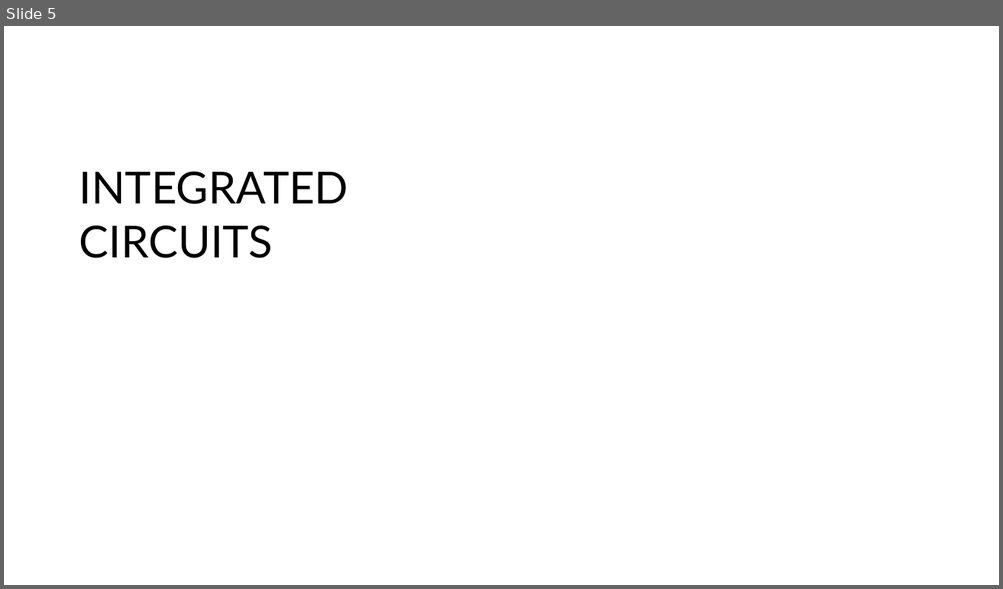
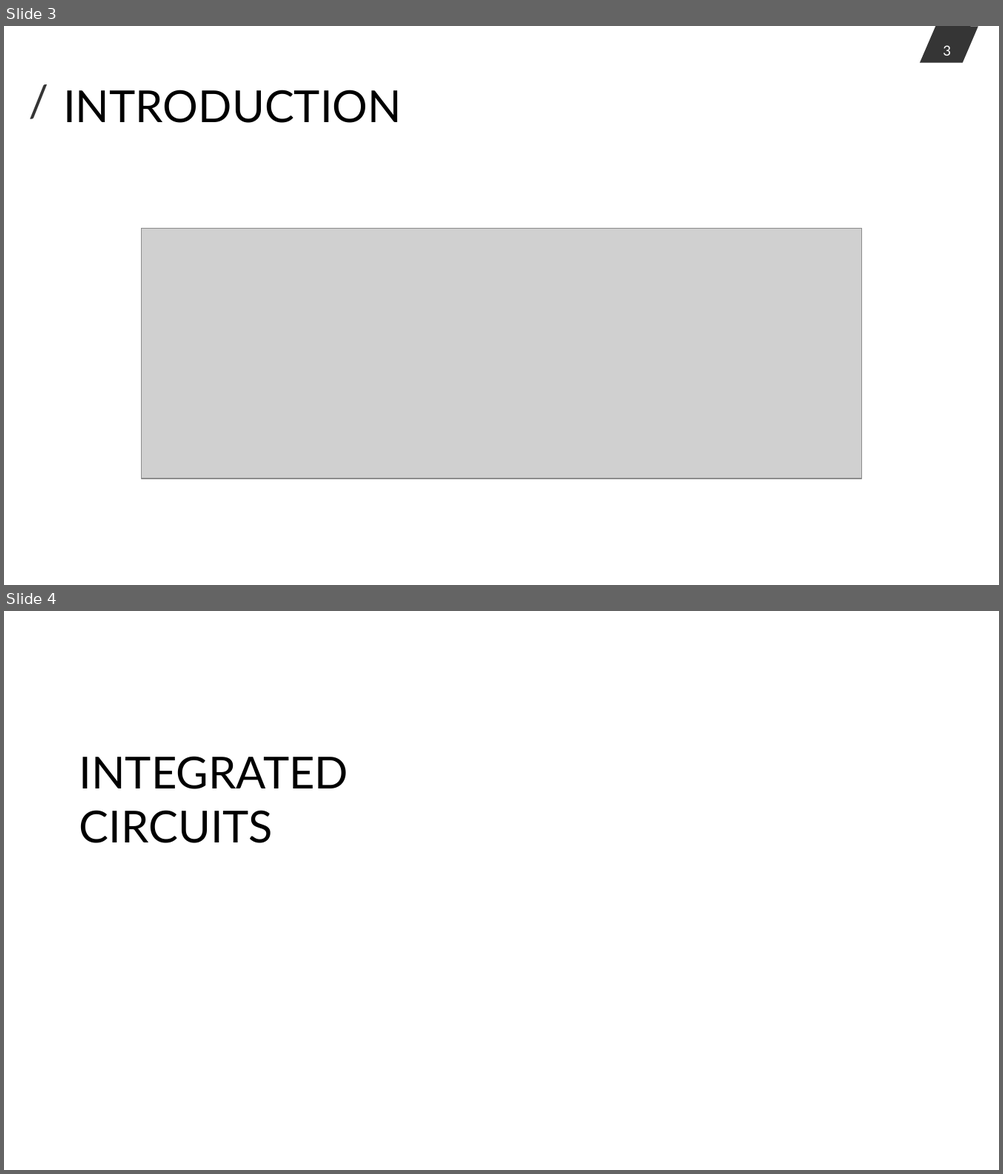
Before and after one commit to StephanStofer/hslu-iot, a slide deck: doc/presentation.pptx. Shown one above the other, each under a label of ours: slide 5 before the commit, slides 3 and 4 after it. The pictures are 1003x589 and 1003x1174 pixels, drawn with LibreOffice and Linux fonts; fonts in the diff are those of the drawing; grey boxes stand for pictures; background and template pictures are left out. Boxes give left, top, right and bottom in pixels: in the first picture for what was removed or moved away, otherwise in the second. Text is boxed around its words. In the diff, an @@ line names an element or a change of style, - is before the commit and + after.

```diff
--- a/doc/presentation.pptx
+++ b/doc/presentation.pptx
@@ slide 3 added at [4,26,999,585], background #FFFFFF @@
@@ page number added at [920,26,979,63], fill #353535, 10 pt, text #FFFFFF @@
+3
@@ text added at [19,69,53,133], 32 pt, text #353535 @@
+/
@@ title added at [63,90,401,123], 32 pt, text #000000 @@
+INTRODUCTION
@@ picture added at [141,228,862,479] @@
@@ what was slide 5 is now slide 4 @@
```
Also in this commit, not shown: 2 slides changed, 1 other slide added, 4 slides removed.
